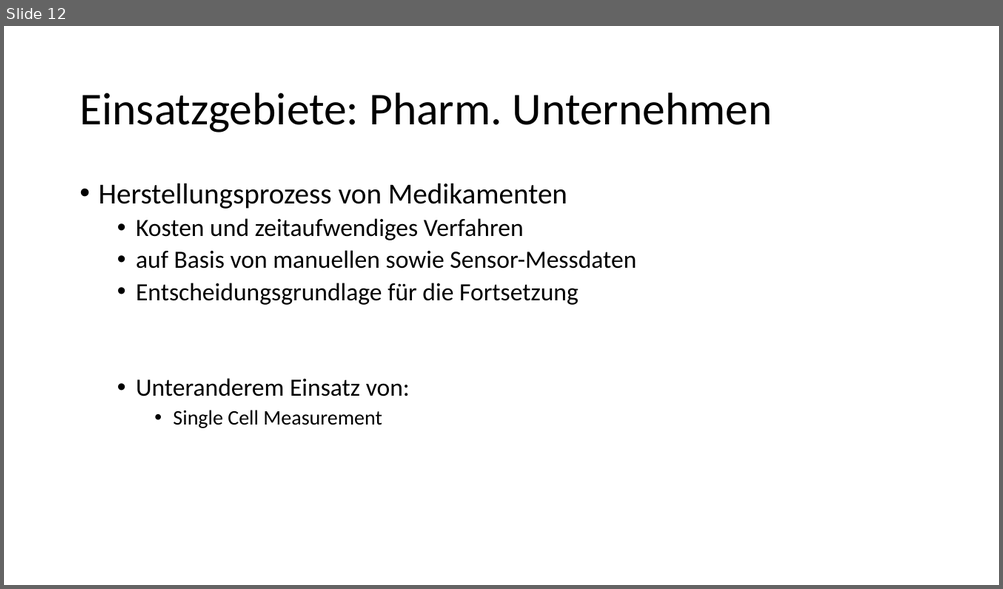
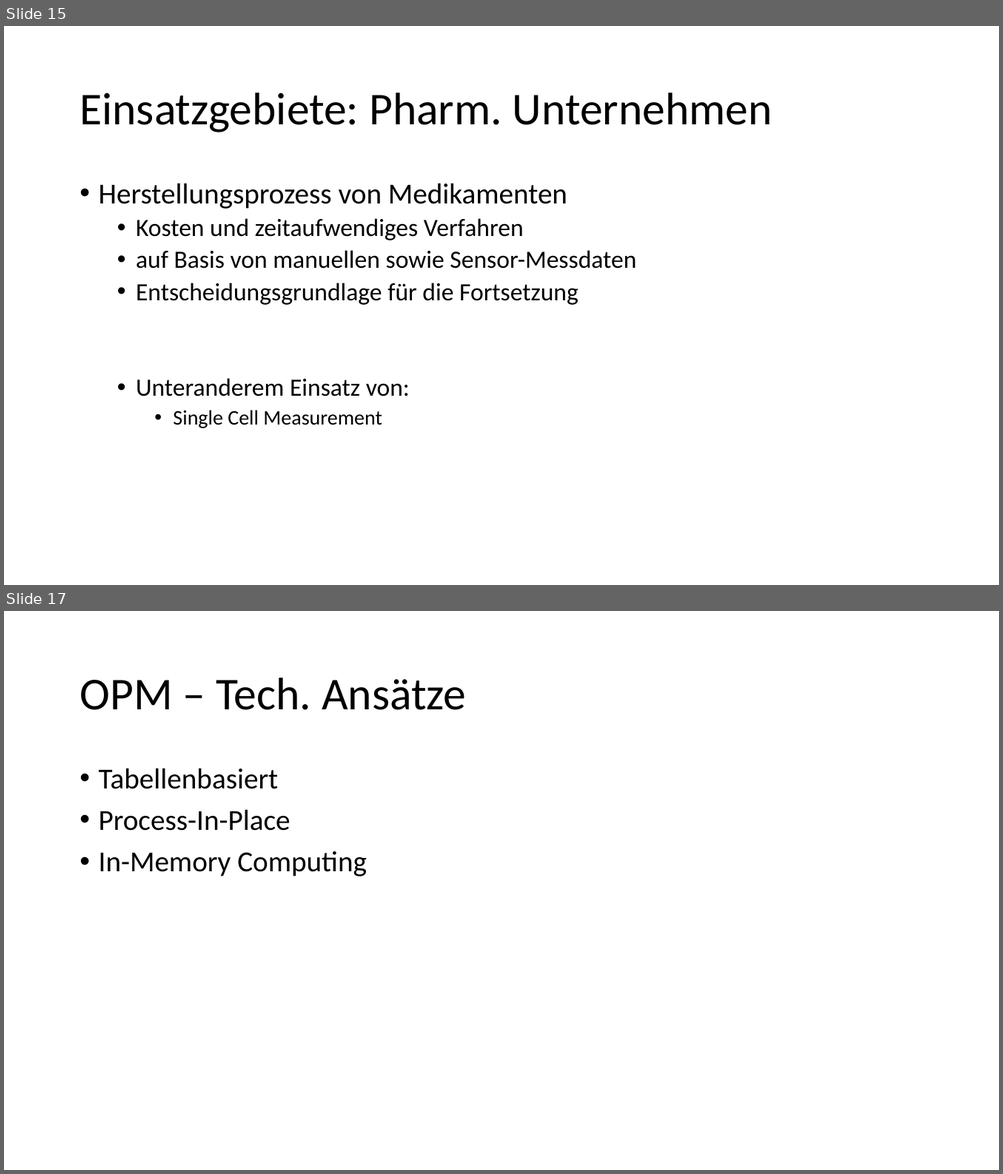
Before and after one commit to advocd/ss2016-innovative_technologien, a slide deck: Von der Informatik die Auszog um die Welt.pptx. Shown one above the other, each under a label of ours: slide 12 before the commit, slides 15 and 17 after it; the slides between them are not shown. The pictures are 1003x589 and 1003x1174 pixels, drawn with LibreOffice and Linux fonts; fonts in the diff are those of the drawing. Boxes give left, top, right and bottom in pixels: in the first picture for what was removed or moved away, otherwise in the second. Text is boxed around its words. In the diff, an @@ line names an element or a change of style, - is before the commit and + after.

```diff
--- a/Von der Informatik die Auszog um die Welt.pptx
+++ b/Von der Informatik die Auszog um die Welt.pptx
@@ slide 17 added at box(4, 611, 999, 1170), background #FFFFFF @@
@@ title added at box(79, 678, 466, 710), 44 pt, text #000000 @@
+OPM – Tech. Ansätze
@@ text added at box(99, 768, 367, 877), 28 pt, text #000000 @@
+• Tabellenbasiert
+• Process-In-Place
+• In-Memory Computing
@@ what was slide 12 is now slide 15 @@
```
Also in this commit, not shown: 4 slides changed, 18 other slides added, 3 slides removed, 3 other files.
